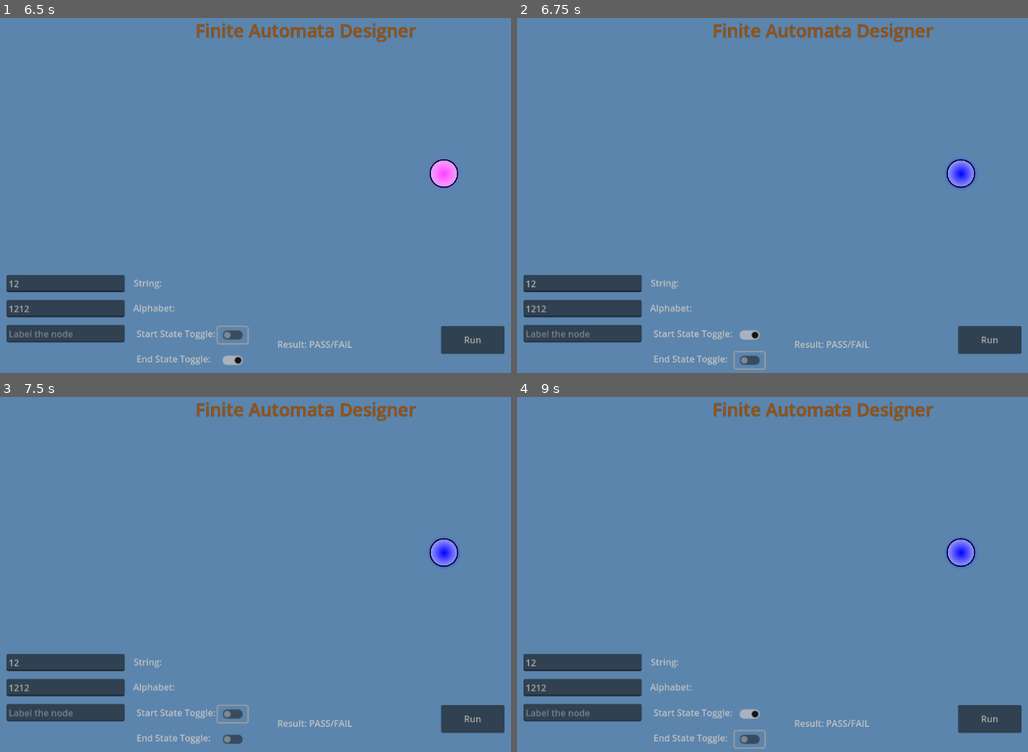
Above: before the commit, frames 1-4 (two rows, left to right).
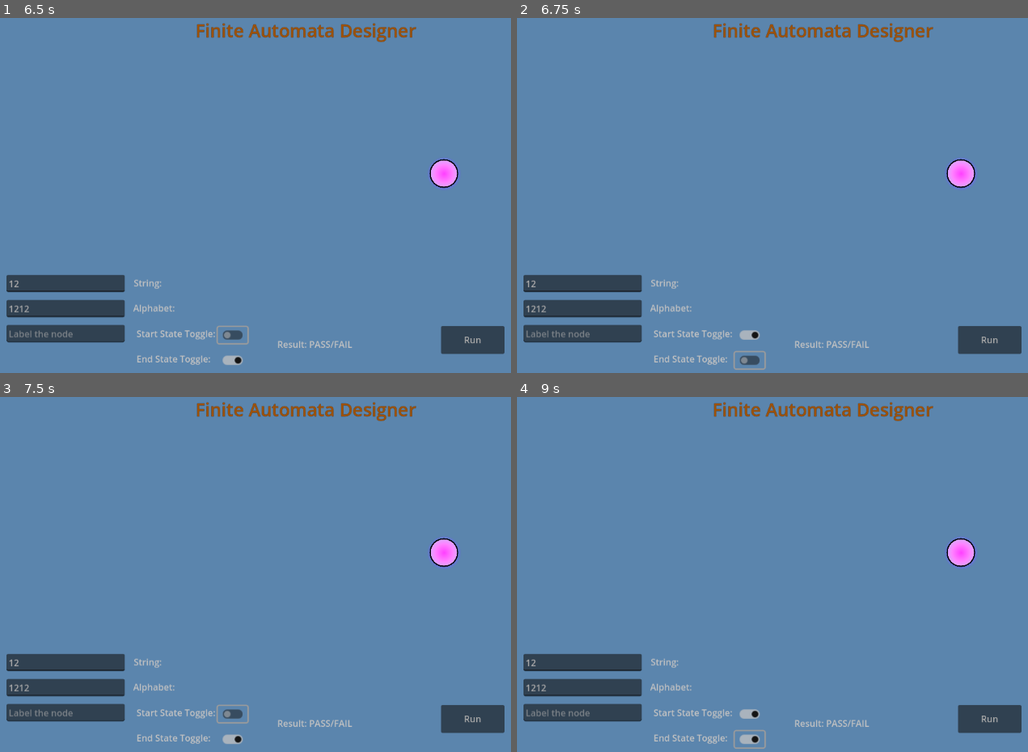
Above: after the commit, the same moments.

Repository: ParthP22/FiniteAutomataDesigner
Game: Godot game, scene res://main.tscn
Two runs of this game, one before a commit and one after it. Both use one fixed random seed, a clock stepped at 60 frames per second and the inputs below. The engine's default icon, where the game draws it, is replaced by a stand-in: a white triangle on a blue panel in a dark square.
Inputs (mouse positions are in pixels of both pictures, inside the frame that each line leads up to):
- Up to frame 1 (6.5 s): click (66, 284) at 0.52 s; type "12" at 0.6 s; click (66, 309) at 0.75 s; type "12" at 0.83 s; click (66, 333) at 0.98 s; type "12" at 1.07 s; click "Run" at 1.25 s; click "Run" at 2 s; click "Run" at 2.75 s; tap Enter at 3.5 s; move the mouse to (444, 174) at 3.52 s; press the mouse at (444, 174) at 3.53 s; release the mouse at (444, 174) at 4.25 s; click (235, 358) at 4.25 s; click (235, 333) at 5 s; click (235, 333) at 5.75 s
- Up to frame 2 (6.75 s): click (752, 358) at 6.5 s
- Up to frame 3 (7.5 s): click (235, 712) at 7.25 s
- Up to frame 4 (9 s): click (752, 737) at 8 s; tap Space at 8.75 s; drag from (961, 553) to (787, 641) at 8.77 s

Frame 1 is identical in both runs. In frame 2, 0.3% of the frame differs, in the area x 84-90%, y 40-48%; in frame 3, 0.4%, in the area x 43-90%, y 40-98%; in frame 4, 0.4%.

Commit message:
Working on determinism check (incomplete)

Diff:
--- a/finite-automata-designer/fa_node.gd
+++ b/finite-automata-designer/fa_node.gd
@@ -51,16 +51,16 @@
 		print("also not redrawing")
 		print(typeof(_going_to[other_node]))
 
-		#print(_going_to)
-		#print(_incoming)
+		print(_going_to)
+		print(_incoming)
 
 		return null
 	elif _going_to.has(other_node):
 		print(self.name, " points to", other_node.name, " already, not redrawing")
 
 
-		#print(_going_to)
-		#print(_incoming)
+		print(_going_to)
+		print(_incoming)
 
 		return null
 	else:
@@ -76,8 +76,8 @@
 			_incoming[other_node].offset = 10
 
 
-		#print(_going_to)
-		#print(_incoming)
+		print(_going_to)
+		print(_incoming)
 
 		return arrow_node
 
--- a/finite-automata-designer/main.gd
+++ b/finite-automata-designer/main.gd
@@ -198,7 +198,13 @@
 
 func _on_arrow_edit_text_submitted(new_text):
 	if _selected_arrow:
-		_selected_arrow.set_text(new_text)
+		if new_text in _alphabet:
+			if(_determinism_check(_selected_arrow.start_node)):
+				print("failed")
+			_selected_arrow.set_text(new_text)
+			_selected_arrow.set_transition(new_text)
+		else:
+			print("This character is not in the alphabet")
 		_arrow_text_field.text = ""
 
 func _on_start_state_button_toggled(toggled_on):
@@ -211,8 +217,11 @@
 
 func _on_end_state_button_toggled(toggled_on):
 	if _selected_node:
-		_selected_node.set_end_state(toggled_on)
-		end_state = _selected_node
+		if end_state:
+			print("There already exists an end state!")
+		else:
+			_selected_node.set_end_state(toggled_on)
+			end_state = _selected_node
 
 func _on_input_text_submitted(new_text):
 	_input_string = new_text
@@ -241,6 +250,11 @@
 	print('pressed run button')
 	pass # Replace with function body.
 
-func dfa():
+func _determinism_check(node: RigidBody2D) -> bool:
+	for value in node.get_out_arrows().values():
+		print(value.get_transition())
+	return true
+
+func _dfa():
 	var tmp : RigidBody2D = start_state
 	pass
